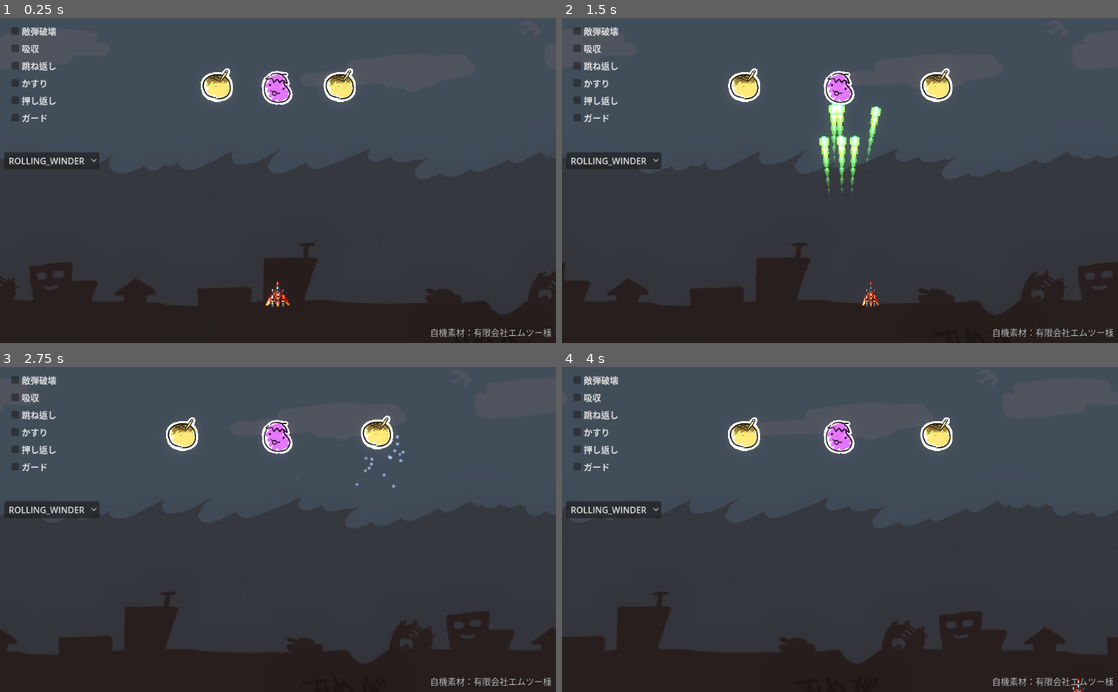
Above: before the commit, frames 1-4 (two rows, left to right).
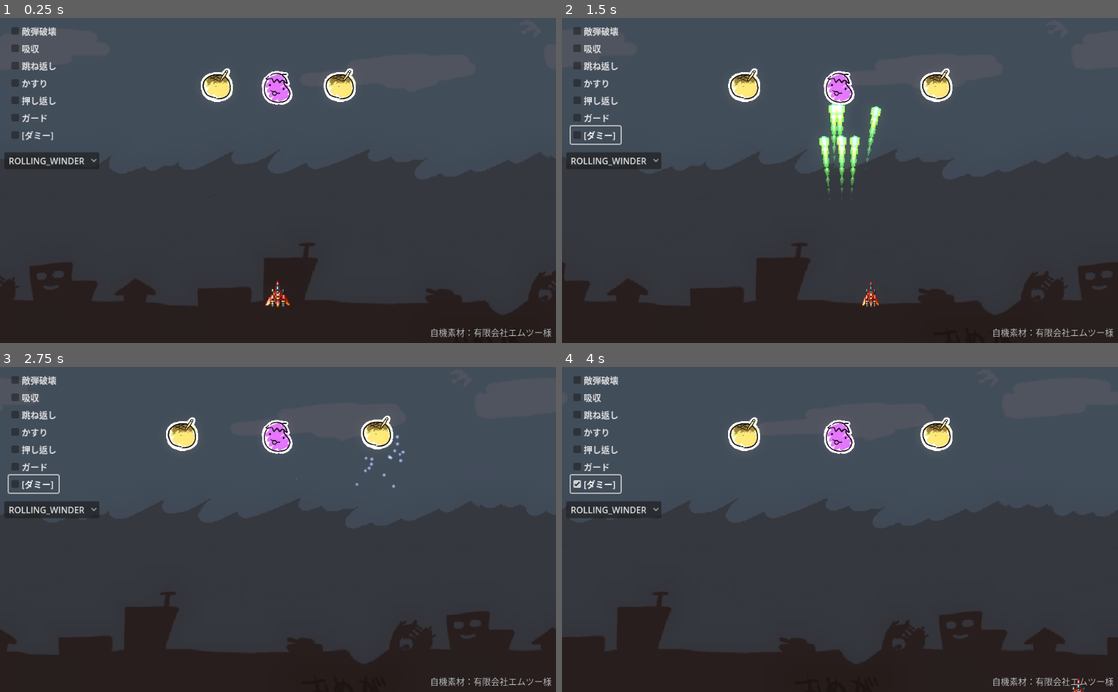
Above: after the commit, the same moments.

Repository: syun77/gd_bullettest3
Game: Godot game, scene res://Main.tscn
The game is run twice, just before and just after one commit, with the same random seed, the same clock (stepped at 60 frames per second) and the same inputs.
Inputs (mouse positions are in pixels of both pictures, inside the frame that each line leads up to):
- Up to frame 1 (0.25 s): no input
- Up to frame 2 (1.5 s): click (595, 135) at 0.5 s, where only the run after the commit has a clickable "[ダミー]"; tap Enter (ui_accept) at 1.25 s; hold Right (ui_right) from 1.28 s (still down)
- Up to frame 3 (2.75 s): tap Enter (ui_accept) at 1.52, 2.27 s; release Right (ui_right) at 2.03 s; hold Down (ui_down) from 2.03 s (still down)
- Up to frame 4 (4 s): release Down (ui_down) at 2.78 s; hold Right (ui_right) 2.78-3.53 s; hold Up (ui_up) from 3.53 s (still down); tap Enter (ui_accept) at 3.77 s

The runs differ from the first frame. In frame 1, less than 0.1% of the frame differs, in the area x 2-10%, y 34-38%; in frame 2, 0.2%; in frame 3, 0.2%; in frame 4, 0.2%, in the area x 1-11%, y 32-40%.
Error in both runs: Invalid assignment of property or key 'position' with value of type 'Vector2' on a base object of type 'null instance'. (res://src/enemy/Enemy.gd:234)

Commit message:
動画保存設定を追加

Diff:
--- a/BulletTest/Main.tscn
+++ b/BulletTest/Main.tscn
@@ -120,6 +120,13 @@
 text = "ガード
 "
 
+[node name="CheckBoxDummy" type="CheckBox" parent="UILayer"]
+offset_left = 16.0
+offset_top = 200.0
+offset_right = 108.0
+offset_bottom = 231.0
+text = "[ダミー]"
+
 [node name="Copyright" type="Label" parent="UILayer"]
 offset_left = 792.0
 offset_top = 568.0
--- a/BulletTest/project.godot
+++ b/BulletTest/project.godot
@@ -24,6 +24,10 @@
 window/size/viewport_width=1024
 window/size/viewport_height=600
 window/stretch/mode="viewport"
+
+[editor]
+
+movie_writer/movie_file="movie.avi"
 
 [gui]
 
